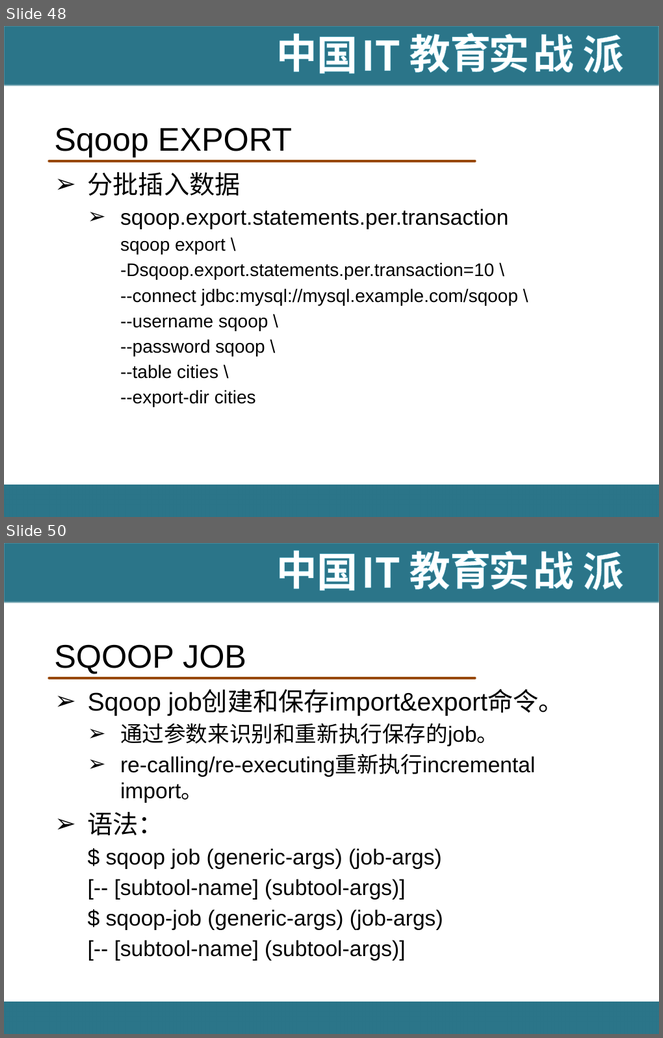
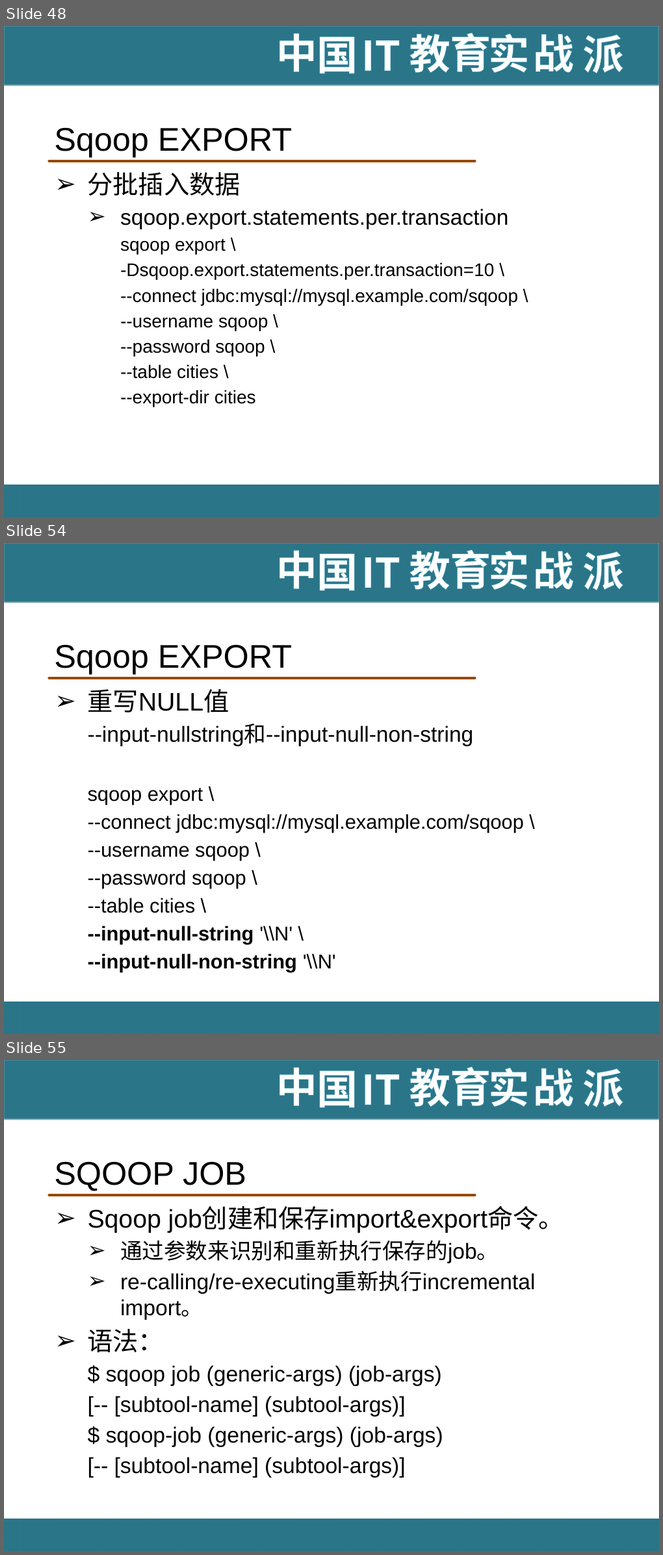
Before and after one commit to hanningxiao/BigData, a slide deck: [IT18掌www.it18zhang.com]Sqoop.pptx. Shown one above the other, each under a label of ours: slides 48 and 50 before the commit, slides 48, 54 and 55 after it; the slides between them are not shown. The pictures are 663x1038 and 663x1555 pixels, drawn with LibreOffice and Linux fonts; fonts in the diff are those of the drawing; background and template pictures are left out. Boxes give left, top, right and bottom in pixels: in the first picture for what was removed or moved away, otherwise in the second. Text is boxed around its words. In the diff, an @@ line names an element or a change of style, - is before the commit and + after.

Commit message:
update Sqoop

```diff
--- a/[IT18掌www.it18zhang.com]Sqoop.pptx
+++ b/[IT18掌www.it18zhang.com]Sqoop.pptx
@@ slide 54 added at [4,543,659,1034], background #FFFFFF; not listed: 11 template elements that a slide beside it also shows @@
@@ title added at [54,644,292,674], 36 pt, text #000000 @@
+Sqoop EXPORT
@@ text added at [88,689,524,973], 22 pt, text #000000 @@
+➢ 重写NULL值
+  --input-nullstring和--input-null-non-string
+  sqoop export \
+  --connect jdbc:mysql://mysql.example.com/sqoop \
+  --username sqoop \
+  --password sqoop \
+  --table cities \
+  --input-null-string '\\N' \
+  --input-null-non-string '\\N'
@@ what was slide 50 is now slide 55 @@
```
Also in this commit, not shown: 1 slide changed, 12 other slides added.
